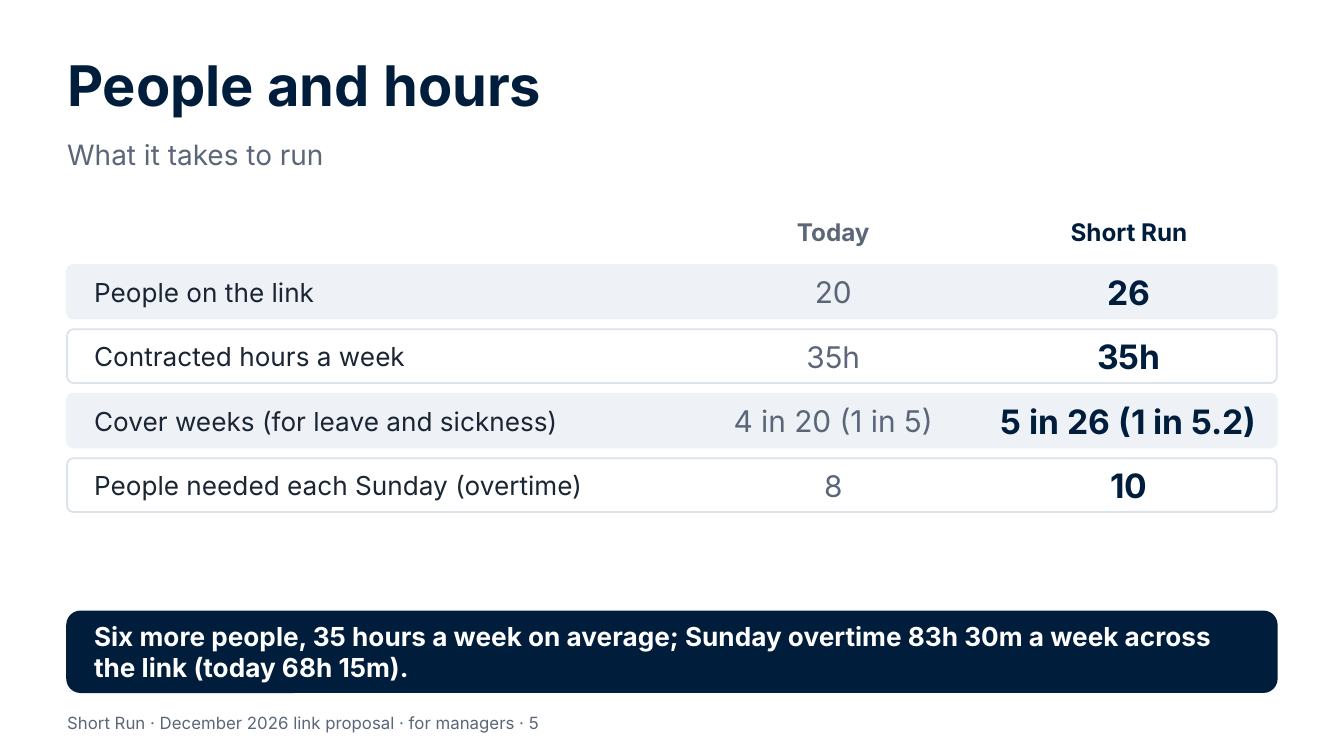
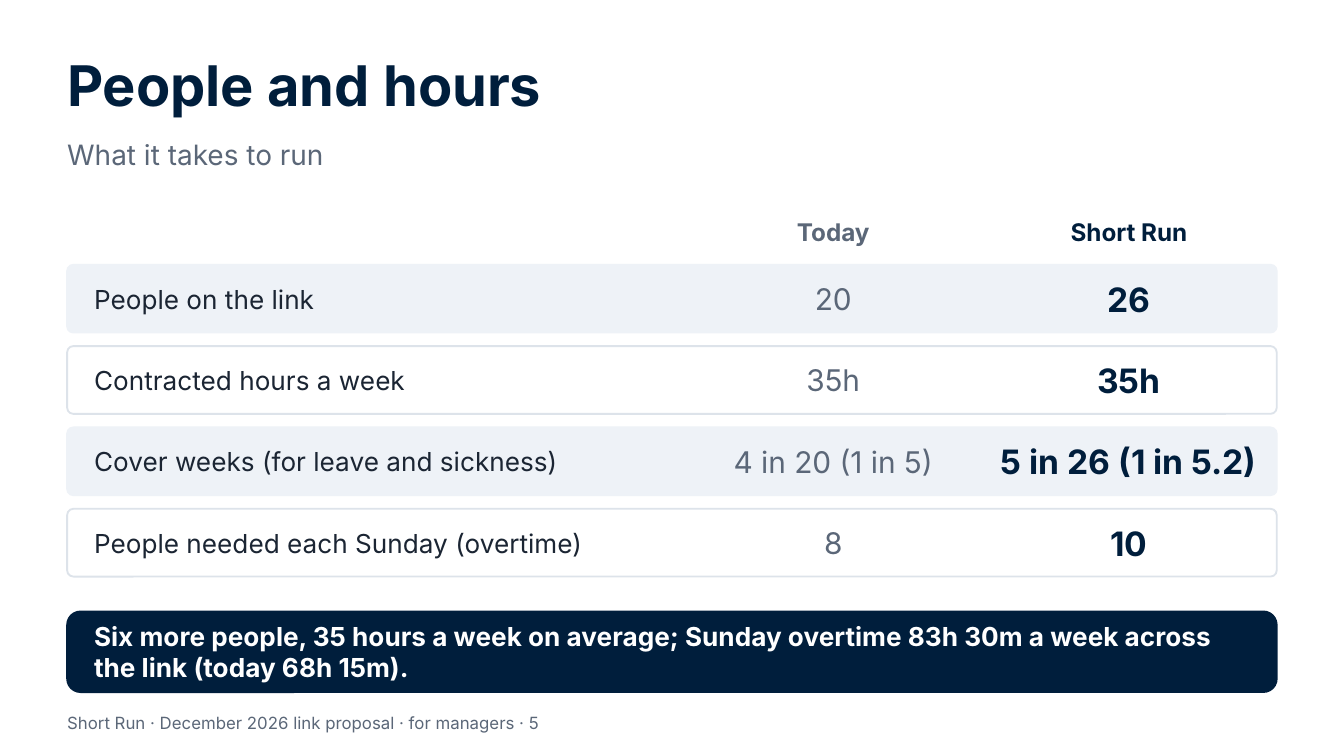
Before and after one commit to Garethdavidmiller/roster-app, a slide deck: slide 5 of docs/links-26/presentations/Short-Run-for-managers.pptx. Drawn at 1344x756 pixels with LibreOffice and Linux fonts; fonts in the diff are those of the drawing. Boxes give left, top, right and bottom in pixels: in the first picture for what was removed or moved away, otherwise in the second. Text is boxed around its words. In the diff, an @@ line names an element or a change of style, - is before the commit and + after.

```diff
--- a/docs/links-26/presentations/Short-Run-for-managers.pptx
+++ b/docs/links-26/presentations/Short-Run-for-managers.pptx
@@ rounded rectangle: place and size @@
-rounded rectangle at (67,265,1277,319)
+rounded rectangle at (67,265,1277,332)
@@ text "People on the link": place and size @@
-text "People on the link" at (94,282,314,308)
+text "People on the link" at (94,289,314,315)
@@ text "20": place and size @@
-text "20" at (815,281,852,303)
+text "20" at (815,288,852,310)
@@ text "26": place and size @@
-text "26" at (1107,280,1150,306)
+text "26" at (1107,287,1150,313)
@@ rounded rectangle: place and size @@
-rounded rectangle at (67,329,1277,383)
+rounded rectangle at (67,347,1277,414)
@@ text "Contracted hours a week": place and size @@
-text "Contracted hours a week" at (94,346,405,367)
+text "Contracted hours a week" at (94,370,405,391)
@@ text "35h": place and size @@
-text "35h" at (806,346,860,369)
+text "35h" at (806,369,860,392)
@@ text "35h": place and size @@
-text "35h" at (1097,344,1160,370)
+text "35h" at (1097,368,1160,394)
@@ rounded rectangle: place and size @@
-rounded rectangle at (67,394,1277,448)
+rounded rectangle at (67,427,1277,495)
@@ text "Cover weeks (for leave and ...": place and size @@
-text "Cover weeks (for leave and ..." at (94,411,557,435)
+text "Cover weeks (for leave and ..." at (94,451,557,475)
@@ text "4 in 20 (1 in ...": place and size @@
-text "4 in 20 (1 in ..." at (734,407,933,435)
+text "4 in 20 (1 in ..." at (734,448,933,476)
@@ text "5 in 26 (1 in ...": place and size @@
-text "5 in 26 (1 in ..." at (1001,406,1257,437)
+text "5 in 26 (1 in ..." at (1001,446,1257,477)
@@ proportions changed in 4 elements at (67,265,1277,332), (67,347,1277,414), (67,427,1277,495), (67,509,1277,577) @@
@@ rounded rectangle: place and size @@
-rounded rectangle at (67,458,1277,512)
+rounded rectangle at (67,509,1277,577)
@@ text "People needed each Sunday (overtime)": place and size @@
-text "People needed each Sunday (overtime)" at (94,474,582,501)
+text "People needed each Sunday (overtime)" at (94,532,582,559)
@@ text "8": place and size @@
-text "8" at (824,475,842,498)
+text "8" at (824,532,842,555)
@@ text "10": place and size @@
-text "10" at (1110,473,1147,499)
+text "10" at (1110,531,1147,557)
```
Also in this commit, not shown: 3 other slides changed, 13 other files.
